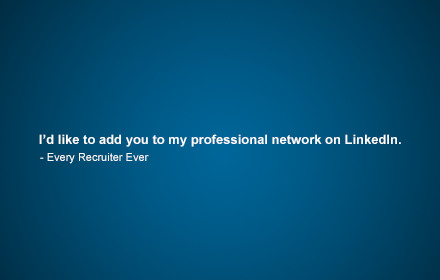
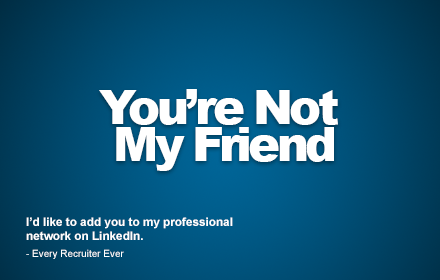
Comparing the layer stacks of the two 440x280 images. Changes:
added layer "You’re Not My Friend" above "- Every Recruiter Ever" over [99,89,338,171]
painted on "- Every Recruiter Ever" over [26,153,149,259]
painted on "I’d like to add you to my professional network on LinkedIn." over [26,134,401,240]
